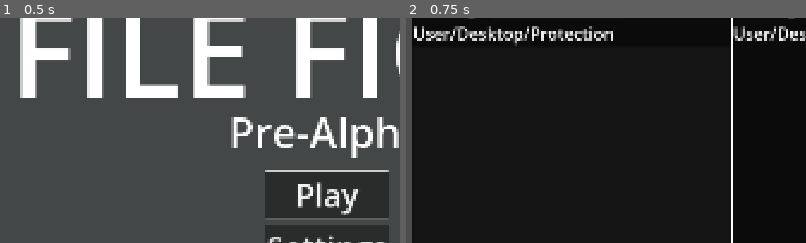
Above: before the commit, frames 1-2 (left to right).
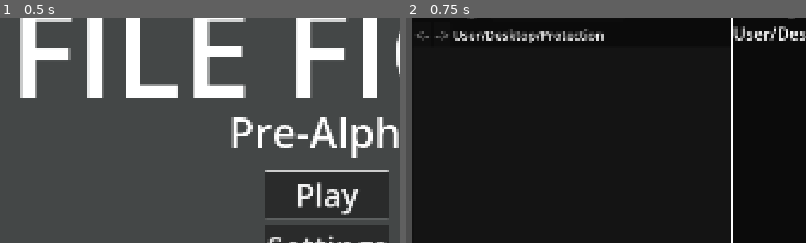
Above: after the commit, the same moments.

Repository: brandon7o/File-Fight-Game
Game: Godot game, scene res://Nodes/menu.tscn
Two runs of this game, one before a commit and one after it. Both use one fixed random seed, a clock stepped at 60 frames per second and the inputs below.
Inputs:
- Up to frame 1 (0.5 s): no input
- Up to frame 2 (0.75 s): click "Play" at 0.5 s
The pictures show only the part of the screen within x 9-59%, y 16-66%; the shares and areas given below are measured in that part.

Frame 1 is identical in both runs. In frame 2, 1.9% of the frame differs, in the area x 2-52%, y 3-13%.

Commit message:
4/15/26 6:12pm update

Diff:
--- a/Nodes/explorerFight.tscn
+++ b/Nodes/explorerFight.tscn
@@ -53,15 +53,30 @@
 theme_override_font_sizes/font_size = 50
 text = "200b/500b"
 
-[node name="Path" type="Label" parent="VSeparator/PlayerEnvironment/VBoxContainer" unique_id=2130968295]
+[node name="HBoxContainer" type="HBoxContainer" parent="VSeparator/PlayerEnvironment/VBoxContainer" unique_id=183253265]
+layout_mode = 2
+
+[node name="BackButton" type="Button" parent="VSeparator/PlayerEnvironment/VBoxContainer/HBoxContainer" unique_id=1902499511]
 layout_mode = 2
 theme_override_font_sizes/font_size = 40
+disabled = true
+text = "<-"
+
+[node name="ForwardButton" type="Button" parent="VSeparator/PlayerEnvironment/VBoxContainer/HBoxContainer" unique_id=1579940700]
+layout_mode = 2
+theme_override_font_sizes/font_size = 40
+disabled = true
+text = "->"
+
+[node name="Path" type="Label" parent="VSeparator/PlayerEnvironment/VBoxContainer/HBoxContainer" unique_id=2130968295]
+layout_mode = 2
+theme_override_font_sizes/font_size = 30
 text = "User/Desktop/Protection"
 
-[node name="FolderFileSpace" type="Node2D" parent="VSeparator/PlayerEnvironment/VBoxContainer" unique_id=2005309493]
+[node name="FolderFileSpacePlayer" type="Node2D" parent="VSeparator/PlayerEnvironment/VBoxContainer" unique_id=2005309493]
 position = Vector2(0, 136)
 
-[node name="ItemList" type="ItemList" parent="VSeparator/PlayerEnvironment/VBoxContainer/FolderFileSpace" unique_id=1700612986]
+[node name="ItemList" type="ItemList" parent="VSeparator/PlayerEnvironment/VBoxContainer/FolderFileSpacePlayer" unique_id=1700612986]
 offset_right = 765.0
 offset_bottom = 728.0
 size_flags_vertical = 3
@@ -72,12 +87,12 @@
 item_count = 1
 same_column_width = true
 
-[node name="PopupMenu" type="PopupMenu" parent="VSeparator/PlayerEnvironment/VBoxContainer/FolderFileSpace" unique_id=1960534115]
+[node name="PopupMenu" type="PopupMenu" parent="VSeparator/PlayerEnvironment/VBoxContainer/FolderFileSpacePlayer" unique_id=1960534115]
 oversampling_override = 1.0
 size = Vector2i(40, 8)
 allow_search = false
 
-[node name="AddPopup" type="PopupMenu" parent="VSeparator/PlayerEnvironment/VBoxContainer/FolderFileSpace/PopupMenu" unique_id=76243288]
+[node name="AddPopup" type="PopupMenu" parent="VSeparator/PlayerEnvironment/VBoxContainer/FolderFileSpacePlayer/PopupMenu" unique_id=76243288]
 allow_search = false
 
 [node name="Player" type="Node2D" parent="VSeparator/PlayerEnvironment" unique_id=1879066261]
@@ -129,11 +144,13 @@
 color = Color(0.043039158, 0.04303915, 0.04303915, 1)
 
 [connection signal="value_changed" from="VSeparator/PlayerEnvironment/VBoxContainer/Storage/PlayerStorageBar" to="VSeparator/PlayerEnvironment/VBoxContainer/Storage/PlayerStorageBar" method="_on_value_changed"]
-[connection signal="empty_clicked" from="VSeparator/PlayerEnvironment/VBoxContainer/FolderFileSpace/ItemList" to="." method="_on_item_list_empty_clicked"]
-[connection signal="item_activated" from="VSeparator/PlayerEnvironment/VBoxContainer/FolderFileSpace/ItemList" to="." method="_on_item_list_item_activated"]
-[connection signal="item_clicked" from="VSeparator/PlayerEnvironment/VBoxContainer/FolderFileSpace/ItemList" to="." method="_on_item_list_item_clicked"]
-[connection signal="multi_selected" from="VSeparator/PlayerEnvironment/VBoxContainer/FolderFileSpace/ItemList" to="." method="_on_item_list_multi_selected"]
-[connection signal="id_pressed" from="VSeparator/PlayerEnvironment/VBoxContainer/FolderFileSpace/PopupMenu" to="." method="_on_popup_menu_id_pressed"]
-[connection signal="about_to_popup" from="VSeparator/PlayerEnvironment/VBoxContainer/FolderFileSpace/PopupMenu/AddPopup" to="." method="_on_add_popup_about_to_popup"]
-[connection signal="index_pressed" from="VSeparator/PlayerEnvironment/VBoxContainer/FolderFileSpace/PopupMenu/AddPopup" to="." method="_on_add_popup_index_pressed"]
+[connection signal="pressed" from="VSeparator/PlayerEnvironment/VBoxContainer/HBoxContainer/BackButton" to="." method="_on_back_button_pressed"]
+[connection signal="pressed" from="VSeparator/PlayerEnvironment/VBoxContainer/HBoxContainer/ForwardButton" to="." method="_on_forward_button_pressed"]
+[connection signal="empty_clicked" from="VSeparator/PlayerEnvironment/VBoxContainer/FolderFileSpacePlayer/ItemList" to="." method="_on_item_list_empty_clicked"]
+[connection signal="item_activated" from="VSeparator/PlayerEnvironment/VBoxContainer/FolderFileSpacePlayer/ItemList" to="." method="_on_item_list_item_activated"]
+[connection signal="item_clicked" from="VSeparator/PlayerEnvironment/VBoxContainer/FolderFileSpacePlayer/ItemList" to="." method="_on_item_list_item_clicked"]
+[connection signal="multi_selected" from="VSeparator/PlayerEnvironment/VBoxContainer/FolderFileSpacePlayer/ItemList" to="." method="_on_item_list_multi_selected"]
+[connection signal="id_pressed" from="VSeparator/PlayerEnvironment/VBoxContainer/FolderFileSpacePlayer/PopupMenu" to="." method="_on_popup_menu_id_pressed"]
+[connection signal="about_to_popup" from="VSeparator/PlayerEnvironment/VBoxContainer/FolderFileSpacePlayer/PopupMenu/AddPopup" to="." method="_on_add_popup_about_to_popup"]
+[connection signal="index_pressed" from="VSeparator/PlayerEnvironment/VBoxContainer/FolderFileSpacePlayer/PopupMenu/AddPopup" to="." method="_on_add_popup_index_pressed"]
 [connection signal="value_changed" from="VSeparator/EnemyEnvironment/VBoxContainer/Storage/PlayerStorageBar" to="VSeparator/EnemyEnvironment/VBoxContainer/Storage/PlayerStorageBar" method="_on_value_changed"]
--- a/Scripts/explorer_fight.gd
+++ b/Scripts/explorer_fight.gd
@@ -9,21 +9,44 @@
 @onready var propertiesID = 2
 @onready var fileTexture
 @onready var folderTexture
-@onready var popupMenuPlayer = $VSeparator/PlayerEnvironment/VBoxContainer/FolderFileSpace/PopupMenu
-@onready var AddPopup = $VSeparator/PlayerEnvironment/VBoxContainer/FolderFileSpace/PopupMenu/AddPopup
+@onready var popupMenuPlayer = $VSeparator/PlayerEnvironment/VBoxContainer/FolderFileSpacePlayer/PopupMenu
+@onready var AddPopup = $VSeparator/PlayerEnvironment/VBoxContainer/FolderFileSpacePlayer/PopupMenu/AddPopup
 #TODO make function so that we know which "folder" we are currently in at all times
-@onready var mainPlayerFolder = $VSeparator/PlayerEnvironment/VBoxContainer/FolderFileSpace/ItemList
-@onready var mainPlayerSpace = $VSeparator/PlayerEnvironment/VBoxContainer/FolderFileSpace
-@onready var currentFolder
-
-#START HERE
-#Add a way to sort the files/folders whenever one is added
+@onready var mainPlayerFolder = $VSeparator/PlayerEnvironment/VBoxContainer/FolderFileSpacePlayer/ItemList
+@onready var mainPlayerSpace = $VSeparator/PlayerEnvironment/VBoxContainer/FolderFileSpacePlayer
+@onready var currentFolder = mainPlayerFolder
+@onready var backButton = $VSeparator/PlayerEnvironment/VBoxContainer/HBoxContainer/BackButton
+@onready var forwardButton = $VSeparator/PlayerEnvironment/VBoxContainer/HBoxContainer/ForwardButton
+
+#START HERE: WHAT IS NEEDED FOR PRE-ALPHA
+# = TODO
+## = DOING
+##- = DOING, ON PAUSE
+### = DONE
+##Add a way to sort the files/folders whenever one is added
 #Add a way to drag files into folders
-#Add a function to make the variable "currentFolder" know and recognise the current folder,
-#replacing most variables of mainPlayerFolder/Space with this variable or close relatives
-#Add a back button functionality that goes back one folder and is unselectable in mainPlayerFolder
+#Add naming for folders and files when you add them, also f2 can rename files/folders
+###Add a function to make the variable "currentFolder" know and recognise the current folder,
+###replacing most variables of mainPlayerFolder/Space with this variable or close relatives
+##-Add a back button functionality that goes back one folder and is unselectable in mainPlayerFolder
 #Add a way to differentiate from items in itemlist (this will be done by adding a lot of empty
 #texture2D's with the correct file ID, giving them correct ID varibles as seen in the ready function
+#Move functions to different scripts into different nodes that makes it more organized
+#Add turn-based gameplay
+#Add simple enemy and give it custom-made "ai"
+#Add UI for player HP and enemy HP
+#Add win-loss screen
+
+#START HERE: WHAT ELSE IS NEEDED FOR ALPHA
+#Upgrade screen that gives player new files
+#Levels and exp for player, giving more actions per turn
+#More enemies, up to level 10
+#General balancing
+
+#START HERE: WHAT ELSE IS NEEDED FOR BETA
+#Polish
+#Infinate enemies
+#Seeded games to allow randomness in every run (in upgrades mainly)
 
 # Called when the node enters the scene tree for the first time.
 func _ready():
@@ -52,17 +75,17 @@
 		popupMenuPlayer.position = get_global_mouse_position()
 		popupMenuPlayer.reset_size()
 		popupMenuPlayer.visible = true
-		mainPlayerFolder.deselect_all()
+		currentFolder.deselect_all()
 	if mouse_button_index == MOUSE_BUTTON_LEFT:
 		#Deselect current item(s)
-		mainPlayerFolder.deselect_all()
+		currentFolder.deselect_all()
 		pass
 
 #Function on when the player clicks some item
 #TODO Differentiate from main folder to other folders
 func _on_item_list_item_clicked(index, at_position, mouse_button_index):
 	if mouse_button_index == MOUSE_BUTTON_RIGHT:
-		if mainPlayerFolder.get_item_icon(index) == fileTexture:
+		if currentFolder.get_item_icon(index) == fileTexture:
 			#Sets the popup menu, moves it to the mouse position, and makes it visible
 			popupMenuPlayer.clear()
 			popupMenuPlayer.add_item("Delete", deleteID)
@@ -70,16 +93,16 @@
 			popupMenuPlayer.position = get_global_mouse_position()
 			popupMenuPlayer.reset_size()
 			popupMenuPlayer.visible = true
-			mainPlayerFolder.deselect_all()
-			mainPlayerFolder.select(index)
+			currentFolder.deselect_all()
+			currentFolder.select(index)
 		else:
 			popupMenuPlayer.clear()
 			popupMenuPlayer.add_item("Properties", propertiesID)
 			popupMenuPlayer.position = get_global_mouse_position()
 			popupMenuPlayer.reset_size()
 			popupMenuPlayer.visible = true
-			mainPlayerFolder.deselect_all()
-			mainPlayerFolder.select(index)
+			currentFolder.deselect_all()
+			currentFolder.select(index)
 	if mouse_button_index == MOUSE_BUTTON_LEFT:
 		pass
 
@@ -93,12 +116,15 @@
 func _on_item_list_item_activated(index):
 	var fold
 	#TODO replace with current folder
-	if mainPlayerFolder.get_item_icon(index) == folderTexture:
+	if currentFolder.get_item_icon(index) == folderTexture:
 		for nodes in mainPlayerSpace.get_children():
 			if nodes.name == mainPlayerFolder.get_item_text(index):
-				mainPlayerFolder.visible = false
+				currentFolder.visible = false
 				var testFold = get_node(get_path_to(nodes))
 				testFold.visible = true
+				currentFolder = testFold
+				if (currentFolder != mainPlayerFolder):
+					backButton.disabled = false
 				testFold.add_item("testing", fileTexture)
 				break
 
@@ -106,7 +132,7 @@
 
 #TODO replace with adjustable one
 func _on_popup_menu_id_pressed(id):
-	var fold = mainPlayerFolder
+	var fold = currentFolder
 	#Currently adds just a "file" named testing
 	#TODO: Add popup menu to allow for adding a file (from list of files you have) or folder
 	#if id == addID:
@@ -138,23 +164,98 @@
 	#If folder, add folder
 	#TODO Differentiate from main folder to other folders
 	if addPopup.get_item_id(index) == folderID:
-		mainPlayerFolder.add_item("Folder", folderTexture)
+		currentFolder.add_item("Folder", folderTexture)
 		#mainPlayerSpace.add_child(ItemList.new())
 		var newFolder = mainPlayerSpace.get_child(mainPlayerFolder.get_index()).duplicate()
 		mainPlayerSpace.add_child(newFolder)
 		#mainPlayerSpace.get_child(mainPlayerFolder).duplicate()
 		#TODO in the rename function, make sure to change the name of the correct itemlist
-		#mainPlayerSpace.get_child(mainPlayerFolder.get_child_count()-1).visible = false
-		#mainPlayerSpace.get_child(mainPlayerFolder.get_child_count()-1).name = "Folder"
-		#mainPlayerSpace.get_child(mainPlayerFolder.get_child_count()-1).size = mainPlayerFolder.size
 		newFolder.visible = false
 		newFolder.name = "Folder"
 		newFolder.clear()
-		#mainPlayerSpace.get_node(get_path_to(get_child(mainPlayerFolder.get_child_count()-1)))
-		pass
+		sort_by_alphabetical()
 	#Adds file of correct name to directory
 	#TODO Differentiate from main folder to other folders
 	if addPopup.get_item_id(index) == fileID:
-		mainPlayerFolder.add_item(addPopup.get_item_text(index), fileTexture)
-		pass
+		currentFolder.add_item(addPopup.get_item_text(index), fileTexture)
+		sort_by_alphabetical()
+	#Sorts the files/folders by folders then files
+
 	pass # Replace with function body.
+
+
+func _on_back_button_pressed() -> void:
+	#TODO Add backing functionality
+
+	#If we are now in the mainPlayerFolder, we disable the button
+	if currentFolder == mainPlayerFolder:
+		backButton.disabled = true
+	#else, if the folder is not the mainPlayerFolder, and the back button is
+	#also disabled, then we enable it
+	elif currentFolder != mainPlayerFolder and backButton.disabled == true:
+		backButton.disabled = false
+	pass
+
+
+func _on_forward_button_pressed() -> void:
+	#TODO Add forward functionality
+
+	#TODO If we ar in the most recent folder, disable the button
+	pass
+
+
+#sorting functions based on what is needed
+#TODO using mainplayerfolder to see methdos, change to currfolder when done
+func sort_by_alphabetical():
+	#gets the array of items
+	var itemsArray = []
+	for i in range(currentFolder.item_count):
+		itemsArray.append({
+			"text": currentFolder.get_item_text(i),
+			"icon": currentFolder.get_item_icon(i),
+			"metadata": currentFolder.get_item_metadata(i)
+		})
+	#Sorts the array
+	itemsArray.sort_custom(sort_alphabetical_helper)
+	mainPlayerFolder.clear()
+	for item in itemsArray:
+		if item["text"] != "":
+			var index = mainPlayerFolder.add_item(item["text"], item["icon"])
+			mainPlayerFolder.set_item_metadata(index, item["metadata"])
+
+func sort_alphabetical_helper(a,b):
+	var a_is_folder = a["icon"] == folderTexture
+	var b_is_folder = b["icon"] == folderTexture
+	if a_is_folder != b_is_folder:
+		return a_is_folder
+	return a["text"].to_lower() < b["text"].to_lower()
+
+func sort_by_size():
+	#gets the array of items
+	var itemsArray = []
+	for i in range(mainPlayerFolder.item_count):
+		itemsArray.append({
+			"text": mainPlayerFolder.get_item_text(i),
+			"icon": mainPlayerFolder.get_item_icon(i),
+			"metadata": mainPlayerFolder.get_item_metadata(i)
+		})
+	#Sorts the array
+
+
+func sort_size_helper():
+	pass
+
+func sort_by_last_edited():
+	#gets the array of items
+	var itemsArray = []
+	for i in range(mainPlayerFolder.item_count):
+		itemsArray.append({
+			"text": mainPlayerFolder.get_item_text(i),
+			"icon": mainPlayerFolder.get_item_icon(i),
+			"metadata": mainPlayerFolder.get_item_metadata(i)
+		})
+	#Sorts the array
+
+
+func sort_last_edited_helper():
+	pass
